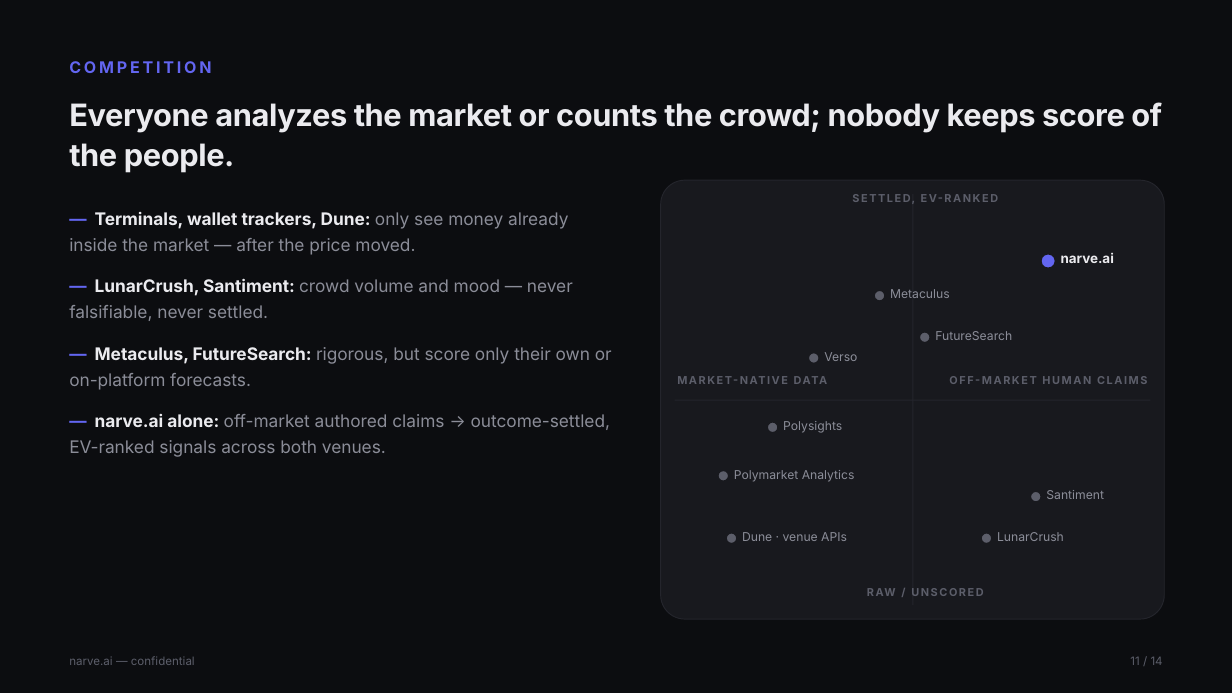
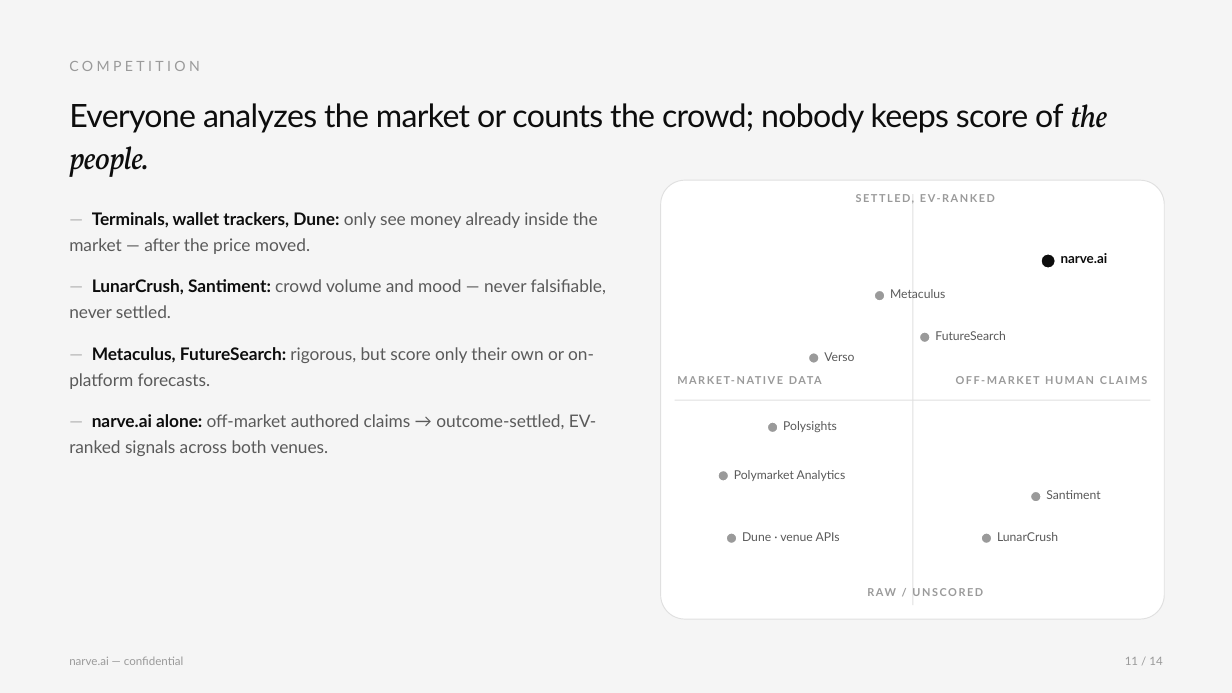
Before and after one commit to Jhabbig/Habbig, a slide deck: slide 11 of pitch-deck/narve-pitch-deck.pptx. Drawn at 1232x693 pixels with LibreOffice and Linux fonts; fonts in the diff are those of the drawing. Boxes give left, top, right and bottom in pixels: in the first picture for what was removed or moved away, otherwise in the second. Text is boxed around its words. In the diff, an @@ line names an element or a change of style, - is before the commit and + after.

```diff
--- a/pitch-deck/narve-pitch-deck.pptx
+++ b/pitch-deck/narve-pitch-deck.pptx
@@ rectangle at <box>0,0,1232,693</box>: fill #0C0D10 to #F5F5F5 @@
@@ text "COMPETITION" at <box>69,61,200,71</box>: size 12.5 to 11 pt, font Inter to Lato, text colour #6366F1 to #9A9A9A, letter spacing 2.2 to 2.6 pt, bold off @@
@@ text "Everyone analyzes the market or ..." at <box>69,103,1107,177</box>: size 24 to 25 pt, text colour #EBEBEF to #0D0D0D, bold off; font Inter to Lato, letter spacing -0.3 to -0.5 pt in "Everyone analyzes the market or counts the ..."; font Inter to Vollkorn, italic on in "the people." @@
@@ text "— Terminals, wallet trackers, Dune: ..." at <box>69,212,606,456</box>: font Inter to Lato; text colour #6366F1 to #B0B0B0, bold off in "—", "—", "—", "—"; text colour #EBEBEF to #0D0D0D in "Terminals, wallet trackers, Dune:", "LunarCrush, Santiment:", "Metaculus, FutureSearch:", "narve.ai alone:"; text colour #8B8D98 to #5A5A5A in "only see money already inside the market ...", "crowd volume and mood — never falsifiable, ...", "rigorous, but score only their own or ...", "off-market authored claims → outcome-settled, EV-ranked sign ..." @@
@@ rounded rectangle at <box>661,180,1165,619</box>: fill #18191E to #FFFFFF; outline #24252C 0.75 pt to #E0E0E0 0.75 pt @@
@@ rectangle at <box>913,194,914,605</box>: fill #24252C to #E0E0E0 @@
@@ ellipse at <box>1041,253,1056,269</box>: fill #6366F1 to #0D0D0D; outline #18191E 2 pt to #FFFFFF 2 pt @@
@@ text "narve.ai" at <box>1061,253,1108,263</box>: font Inter to Lato, text colour #EBEBEF to #0D0D0D @@
@@ font Inter to Lato, text colour #8B8D98 to #5A5A5A in 8 elements at <box>742,532,840,541</box>, <box>734,470,846,481</box>, <box>783,421,837,432</box>, <box>824,352,854,361</box>, <box>997,532,1058,541</box>, <box>1046,490,1100,499</box>, <box>890,289,945,298</box>, <box>935,331,1005,340</box> @@
@@ fill #5C5E6A to #9A9A9A; outline #18191E 2 pt to #FFFFFF 2 pt in 8 elements at <box>726,532,738,544</box>, <box>717,470,729,482</box>, <box>767,421,779,433</box>, <box>808,352,820,364</box>, <box>981,532,993,544</box>, <box>1030,491,1042,503</box>, <box>873,289,885,301</box>, <box>919,331,931,343</box> @@
@@ rectangle at <box>675,400,1151,401</box>: fill #24252C to #E0E0E0 @@
@@ font Inter to Lato, text colour #5C5E6A to #9A9A9A in 6 elements at <box>69,656,183,665</box>, <box>1125,657,1162,665</box>, <box>677,373,881,396</box>, <box>956,376,1148,384</box>, <box>856,194,995,204</box>, <box>823,586,1027,608</box> @@
```
Also in this commit, not shown: 13 other slides changed, 1 other file.
